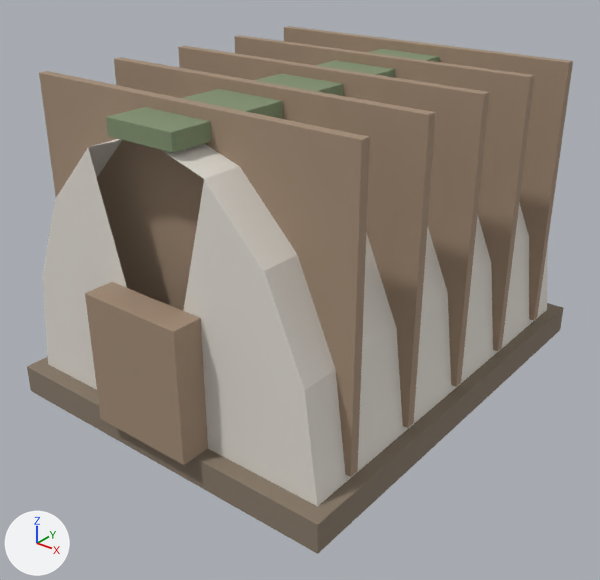
An edit to the FBX model Assets/Resources/Models/House_Meso_c.fbx, drawn before and after from the same camera.
Rendered twice from a 50 mm lens placed at (4.92, -6.37, 4.75), pointed at (0.1, -0.35, 1.02). Arrows for +X, +Y and +Z are at lower left; the lights stay in place. The older version comes first. Objects named as collision shapes, trigger or cutter boxes, shadow casters or lower levels of detail are left out. Where no turn or scale is listed for an object, it has been applied to the vertices. Vertices at exactly the same position are counted once.

The older version as bpy lines, for what is in view:
```python
me_mesohome_01_c_001 = bpy.data.meshes.new('MesoHome_01_C.001')
me_mesohome_01_c_001.from_pydata(...)  # 613 vertices, 596 faces; spans x -1.89..1.89, y -2.5..2.37, z 0.0..3.21
# faces by material slot: [156, 54, 324, 62]
me_mesohome_01_c_001.materials.append(mat_mesohome_01_c_m_birchbark)  # white #e5dfd7
me_mesohome_01_c_001.materials.append(mat_mesohome_01_c_m_mossturf)  # greyish green #81906f
me_mesohome_01_c_001.materials.append(mat_mesohome_01_c_m_saplingpoles)  # beige #a28b76
me_mesohome_01_c_001.materials.append(mat_mesohome_01_c_m_darkearth)  # brown #867969
ob_house_meso_c = bpy.data.objects.new('House_Meso_c', me_mesohome_01_c_001)
ob_house_meso_c.location = (0.0, 0.0, 0.0)
```
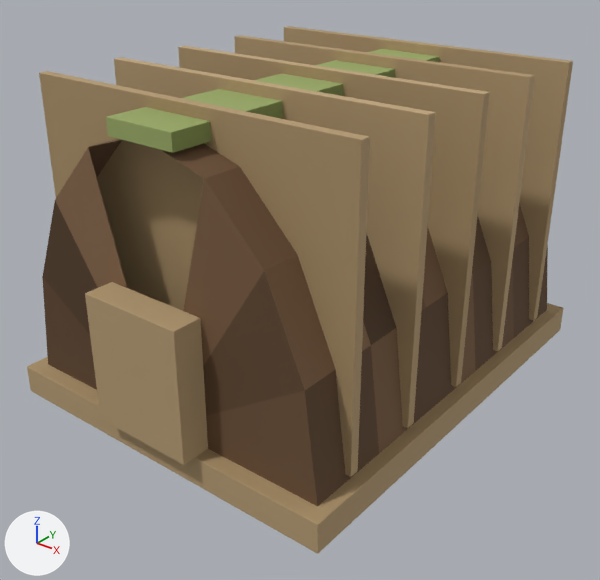
Where the change shows, as pixel boxes (x1, y1, x2, y2) in the pictures (600 x 580 px):
'House_Meso_c', recoloured, surface changed
    both: (27, 26, 571, 554)
part 1 of me_mesohome_01_c_001, recoloured (white to brown)
    both: (42, 139, 548, 506)
part 2 of me_mesohome_01_c_001, recoloured
    both: (106, 49, 440, 153)
part 3 of me_mesohome_01_c_001, recoloured
    both: (41, 26, 571, 477)
part 4 of me_mesohome_01_c_001, recoloured
    both: (27, 303, 564, 554)
part 5 of me_mesohome_01_c_001, surface changed
    both: (27, 26, 571, 554)

Edits to the bpy script that builds the scene:
```text
Add img_palette_png:
    img_palette_png = load_image('palette.png', '../../Art/Palette/Palette.png', 128, 432, 'sRGB')
Add mat_m_palette:
    mat_m_palette = principled_material('M_Palette')
    mat_m_palette.texture = img_palette_png
    mat_m_palette.roughness = 0.85
Change me_mesohome_01_c_001:
    where me_mesohome_01_c_001.from_pydata(...)  # 613 vertices, 596 faces; spans x -1.89..1.89, y -2.5..2.37, z 0.0..3.21
    used by ob_house_meso_c; location = (0.0, 0.0, 0.0)
    me_mesohome_01_c_001 part 1: all 156 faces that had it switch from mat_mesohome_01_c_m_birchbark (white #e5dfd7) to mat_m_palette (picture img_palette_png)
    me_mesohome_01_c_001 part 2: all 54 faces that had it switch from mat_mesohome_01_c_m_mossturf (greyish green #81906f) to mat_m_palette (picture img_palette_png)
    me_mesohome_01_c_001 part 3: all 324 faces that had it switch from mat_mesohome_01_c_m_saplingpoles (beige #a28b76) to mat_m_palette (picture img_palette_png)
    me_mesohome_01_c_001 part 4: all 62 faces that had it switch from mat_mesohome_01_c_m_darkearth (brown #867969) to mat_m_palette (picture img_palette_png)
    me_mesohome_01_c_001 part 5: texture (UV) coordinates of 596 of 596 faces, centred in x -1.89..1.89, y -2.5..2.37, z 0.0..3.21, changed; they spanned u 0.01..0.99, v 0.01..0.99 and now span u 0.06..0.56, v 0.35..0.83
```
